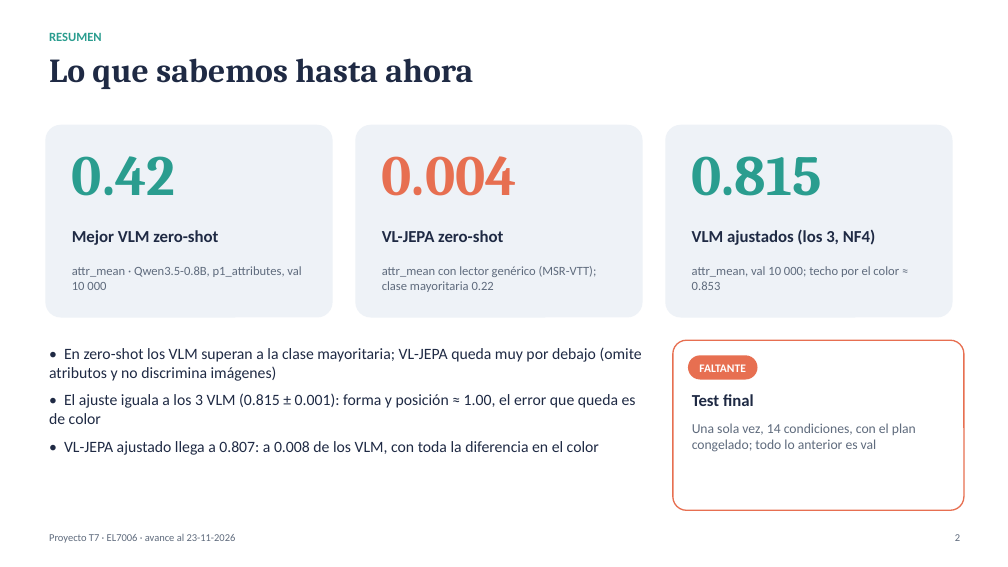
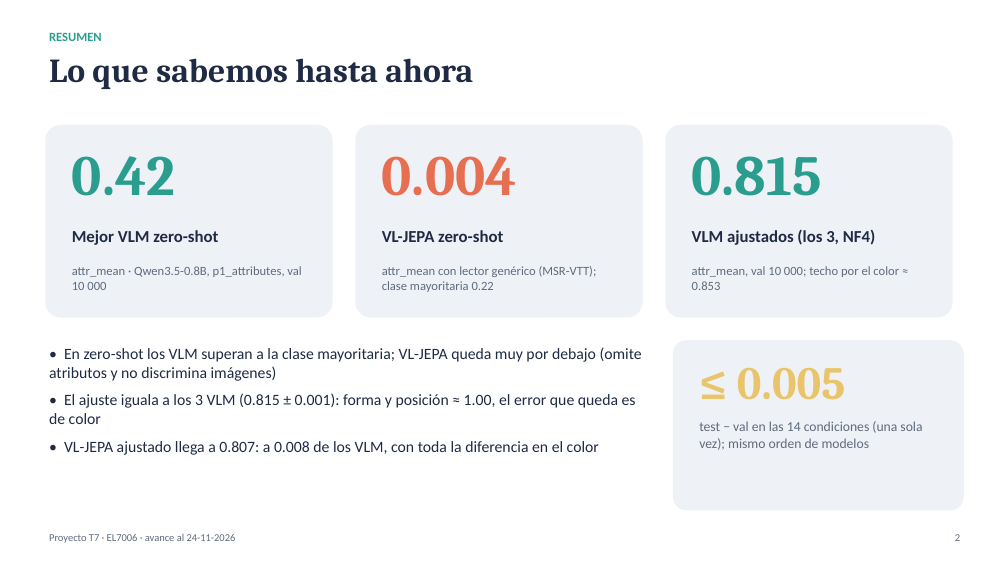
Before and after one commit to BrnoOr/Multimodal_LLM, a slide deck: slide 2 of docs/presentacion_avance.pptx. Drawn at 1008x567 pixels with LibreOffice and Linux fonts; fonts in the diff are those of the drawing. Boxes give left, top, right and bottom in pixels: in the first picture for what was removed or moved away, otherwise in the second. Text is boxed around its words. In the diff, an @@ line names an element or a change of style, - is before the commit and + after.

Commit message:
test final: resultados (reproduce val) y presentacion al dia

```diff
--- a/docs/presentacion_avance.pptx
+++ b/docs/presentacion_avance.pptx
@@ rounded rectangle at (673,340,964,510): fill #FFFFFF to #EEF2F7; outline #E76F51 1.25 pt to none @@
@@ rounded rectangle removed at (688,355,758,380) @@
-FALTANTE
@@ text added at (737,368,846,400), 44 pt, text #E9C46A, bold @@
+≤ 0.005
@@ text removed at (692,423,916,452) @@
-Una sola vez, 14 condiciones, con el plan congelado; todo lo anterior es val
@@ text at (699,421,922,450): text changed; size 16 to 13 pt; text colour #1F2A44 to #5F6B7D; bold off @@
-Test final
+test − val en las 14 condiciones (una sola vez); mismo orden de modelos
```
Also in this commit, not shown: 16 other slides changed, 1 slide added, 3 other files.
